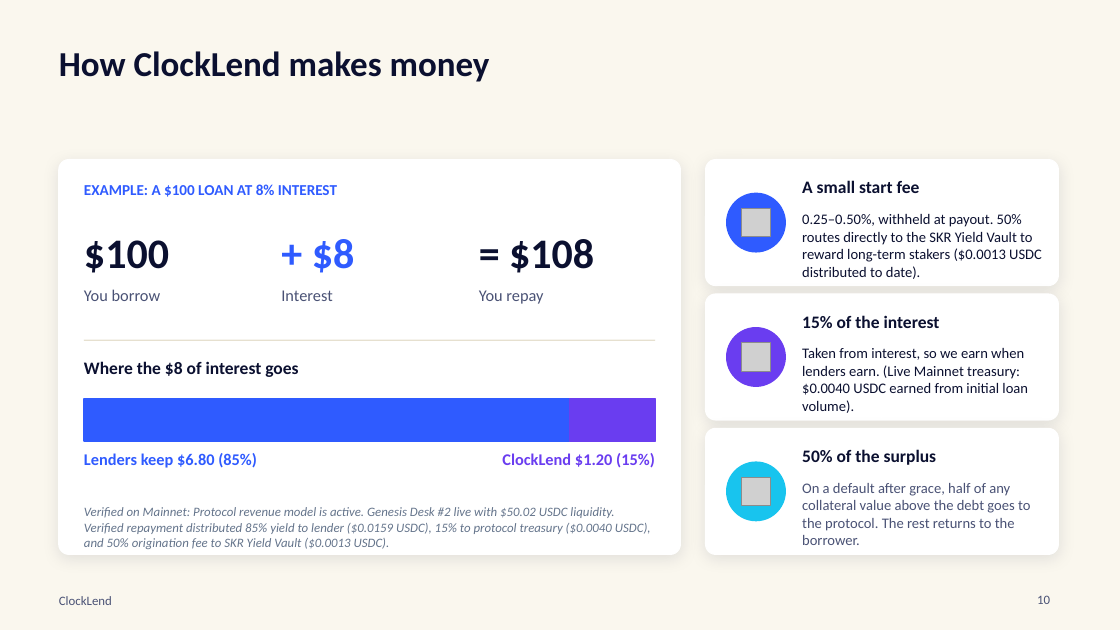
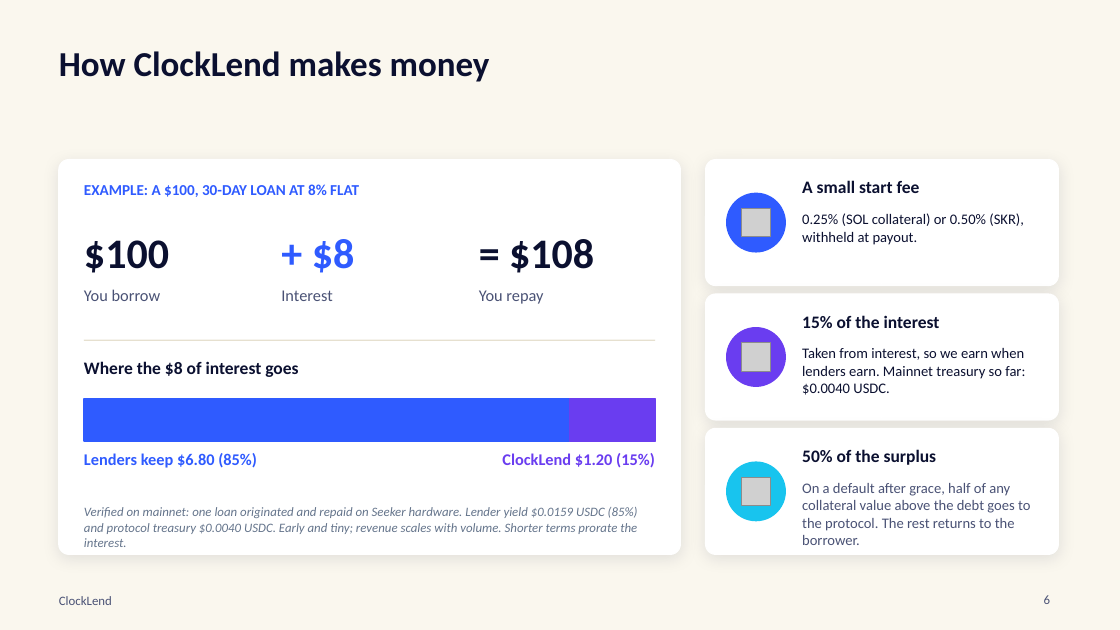
Before and after one commit to luckysitara/ClockLend, a slide deck: slide 6 of docs/ClockLend_Pitch_Deck_CLOCKIN.pptx (slide 10 before the commit). Drawn at 1120x630 pixels with LibreOffice and Linux fonts; fonts in the diff are those of the drawing; grey boxes stand for pictures. Boxes give left, top, right and bottom in pixels: in the first picture for what was removed or moved away, otherwise in the second. Text is boxed around its words. In the diff, an @@ line names an element or a change of style, - is before the commit and + after.

```diff
--- a/docs/ClockLend_Pitch_Deck_CLOCKIN.pptx
+++ b/docs/ClockLend_Pitch_Deck_CLOCKIN.pptx
@@ text at bbox=[84, 184, 359, 197]: text changed @@
-EXAMPLE: A $100 LOAN AT 8% INTEREST
+EXAMPLE: A $100, 30-DAY LOAN AT 8% FLAT
@@ text at bbox=[802, 213, 1024, 245]: text changed @@
-0.25–0.50%, withheld at payout. 50% routes directly to the SKR Yield Vault to reward long-term stakers ($0.0013 USDC distributed to date).
+0.25% (SOL collateral) or 0.50% (SKR), withheld at payout.
@@ text at bbox=[802, 348, 1025, 395]: text changed @@
-Taken from interest, so we earn when lenders earn. (Live Mainnet treasury: $0.0040 USDC earned from initial loan volume).
+Taken from interest, so we earn when lenders earn. Mainnet treasury so far: $0.0040 USDC.
@@ text at bbox=[84, 507, 638, 547]: text changed @@
-Verified on Mainnet: Protocol revenue model is active. Genesis Desk #2 live with $50.02 USDC liquidity. Verified repayment distributed 85% yield to lender ($0.0159 USDC), 15% to protocol treasury ($0.0040 USDC), and 50% origination fee to SKR Yield Vault ($0.0013 USDC).
+Verified on mainnet: one loan originated and repaid on Seeker hardware. Lender yield $0.0159 USDC (85%) and protocol treasury $0.0040 USDC. Early and tiny; revenue scales with volume. Shorter terms prorate the interest.
@@ page number at bbox=[1044, 595, 1050, 604]: text changed @@
-10
+6
```
Also in this commit, not shown: 7 other slides changed, 3 slides added, 4 slides removed, 2 other files.
